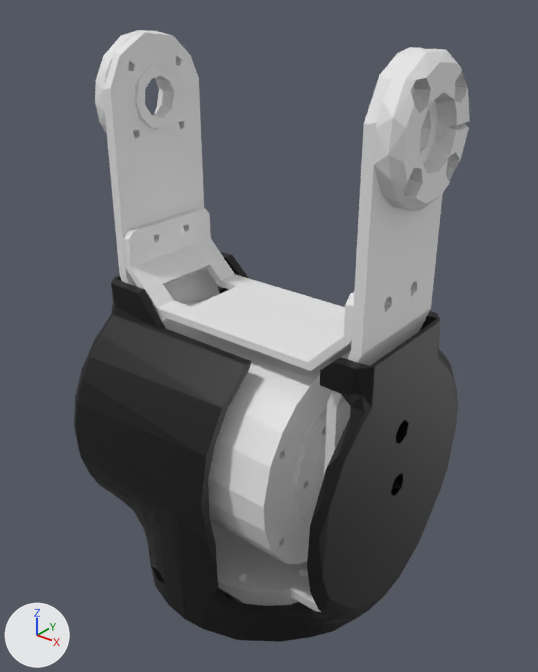
The COLLADA model meshes/arm/v10/visual/link5.dae, before and after one commit.
The view is the same before and after, from a camera (50 mm lens) standing at (0.1067, -0.1324, 0.1582) and looking at (-0.0002, 0.0013, 0.0754). The axes (+X, +Y, +Z) are drawn at lower left. The lights are the same throughout. The older version comes first.

Names of what the first picture shows: 'link5'.
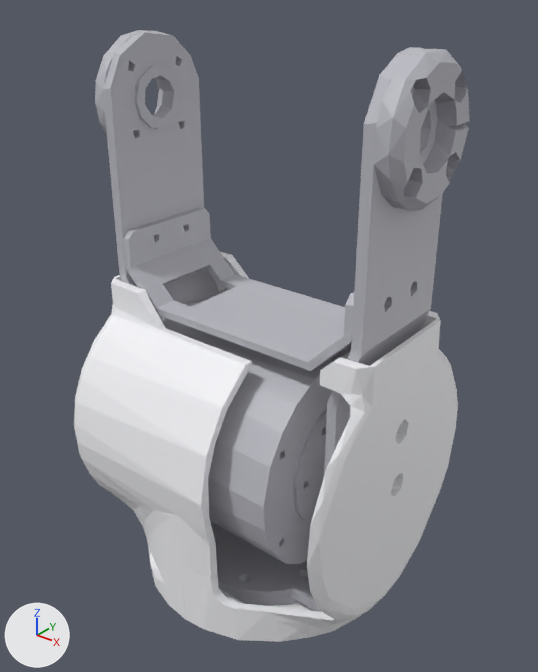
What differs and where, as boxes (x1, y1, x2, y2) in the pictures (538 x 672 px):
'link5', recoloured (white to light grey)
    both: (74, 30, 470, 642)

The edits, one by one:
Material '材质.008' (mat_材质_008) changes colour from white #e7e7e7 to light grey #bcbcc4; in linear values from (0.8, 0.8, 0.8) to (0.5, 0.5, 0.55).
Material '材质.009' (mat_材质_009) changes colour from black #000000 to white #f6f6f9; in linear values from (0.0, 0.0, 0.0) to (0.92, 0.92, 0.95).
